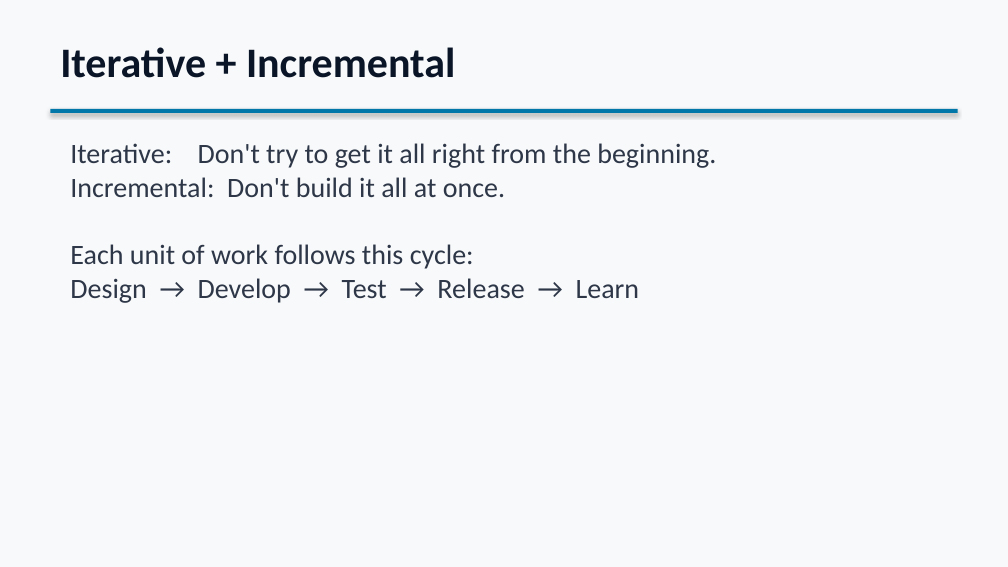
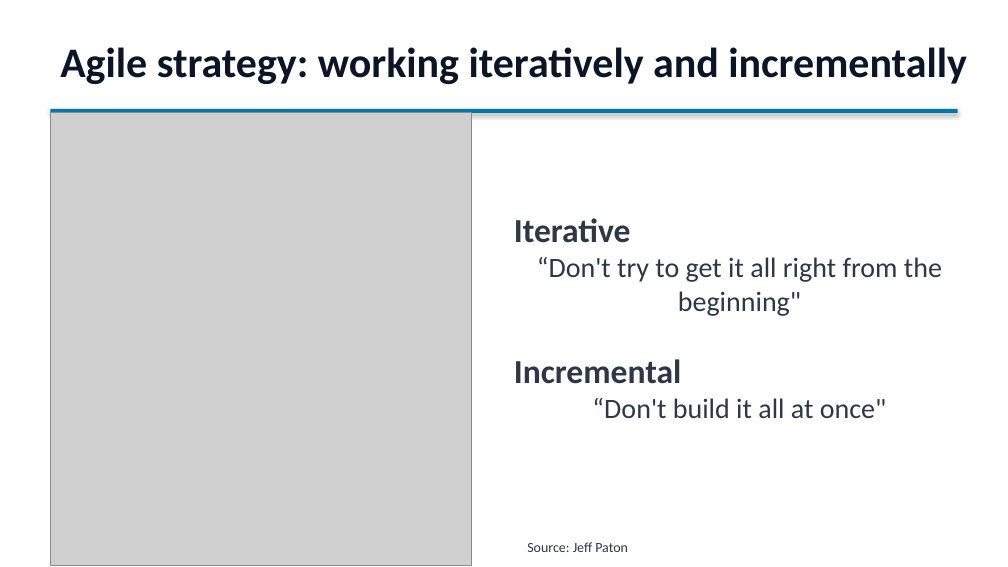
Before and after one commit to sefop/sefop-training-hub, a slide deck: slide 18 of workshops/2026-06-29-purdue/Purdue_Workshop.pptx (slide 9 before the commit). Drawn at 1008x567 pixels with LibreOffice and Linux fonts; fonts in the diff are those of the drawing; grey boxes stand for pictures. Boxes give left, top, right and bottom in pixels: in the first picture for what was removed or moved away, otherwise in the second. Text is boxed around its words. In the diff, an @@ line names an element or a change of style, - is before the commit and + after.

```diff
--- a/workshops/2026-06-29-purdue/Purdue_Workshop.pptx
+++ b/workshops/2026-06-29-purdue/Purdue_Workshop.pptx
@@ background #F8F9FA to #FFFFFF @@
@@ text at (x1=60, y1=47, x2=967, y2=84): text changed @@
-Iterative + Incremental
+Agile strategy: working iteratively and incrementally
@@ picture added at (x1=50, y1=113, x2=472, y2=565) @@
@@ text at (x1=514, y1=218, x2=942, y2=418): text changed @@
-Iterative: Don't try to get it all right from the beginning.
-Incremental: Don't build it all at once.
-Each unit of work follows this cycle:
-Design → Develop → Test → Release → Learn
+Iterative
+“Don't try to get it all right from the beginning"
+Incremental
+“Don't build it all at once"
@@ text added at (x1=527, y1=542, x2=628, y2=552), 10 pt, text #2D3748 @@
+Source: Jeff Paton
```
Also in this commit, not shown: 6 other slides changed, 10 slides added, 1 slide removed.
